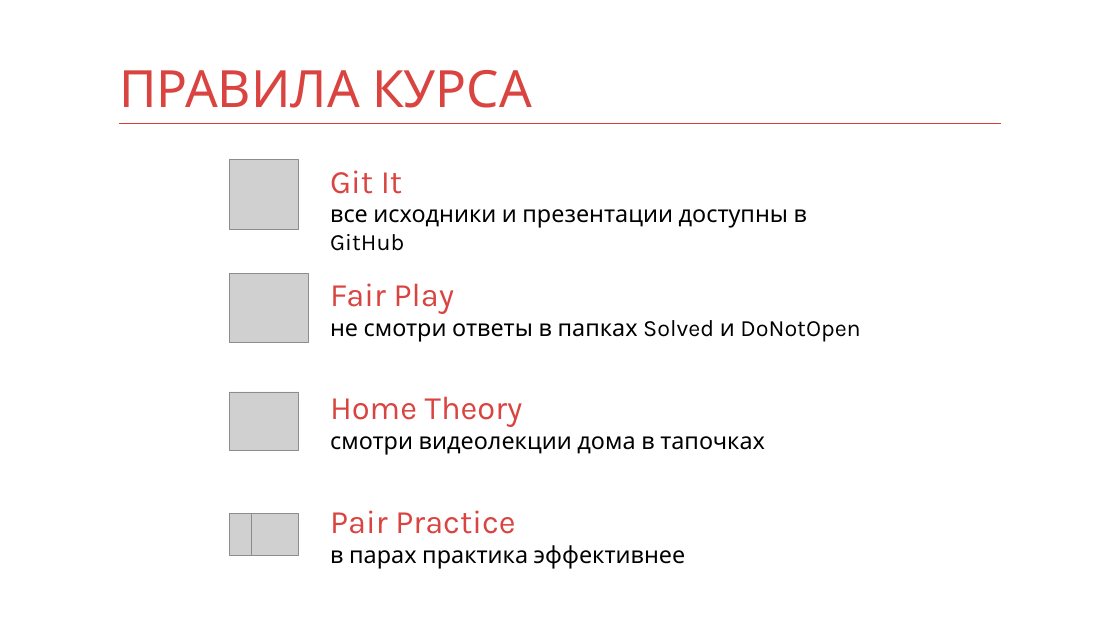
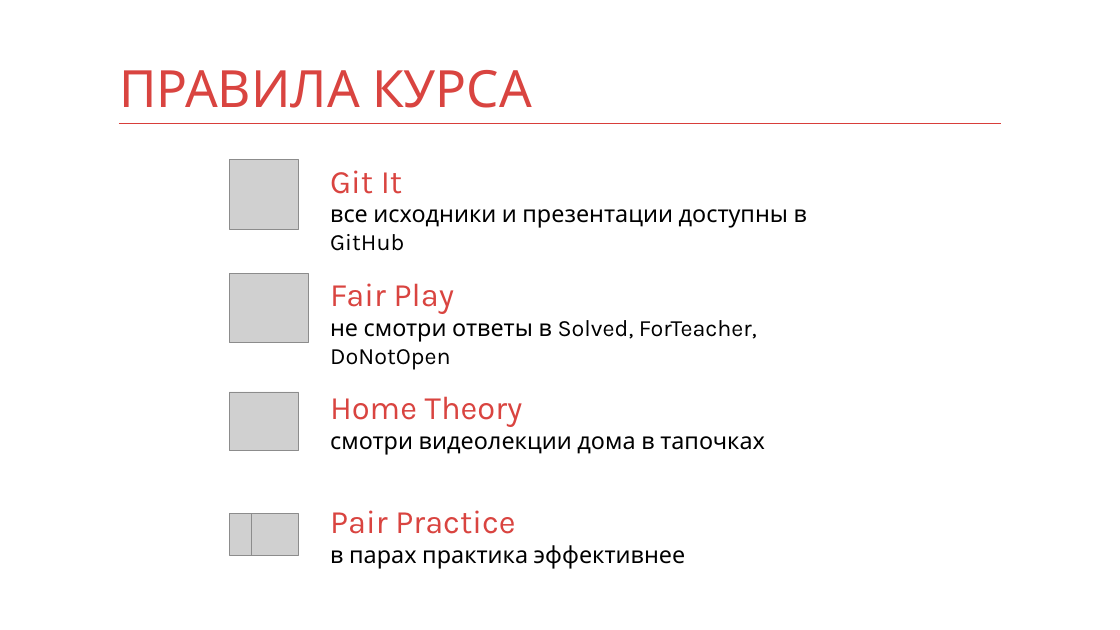
Before and after one commit to kontur-courses/starter, a slide deck: slide 3 of starter.pptx. Drawn at 1120x630 pixels with LibreOffice and Linux fonts; fonts in the diff are those of the drawing; grey boxes stand for pictures. Boxes give left, top, right and bottom in pixels: in the first picture for what was removed or moved away, otherwise in the second. Text is boxed around its words. In the diff, an @@ line names an element or a change of style, - is before the commit and + after.

Commit message:
Update

```diff
--- a/starter.pptx
+++ b/starter.pptx
@@ text at [330, 283, 757, 369]: text changed @@
-Fair Play
-не смотри ответы в папках Solved и DoNotOpen
+Fair Play
+не смотри ответы в Solved, ForTeacher, DoNotOpen
```
